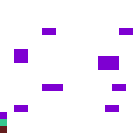
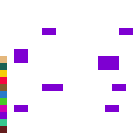
Before/after of a 140 × 140 layered artwork. What changed in the layer stack:
painted on "Mechanisms" over (x1=0, y1=56, x2=7, y2=112)
